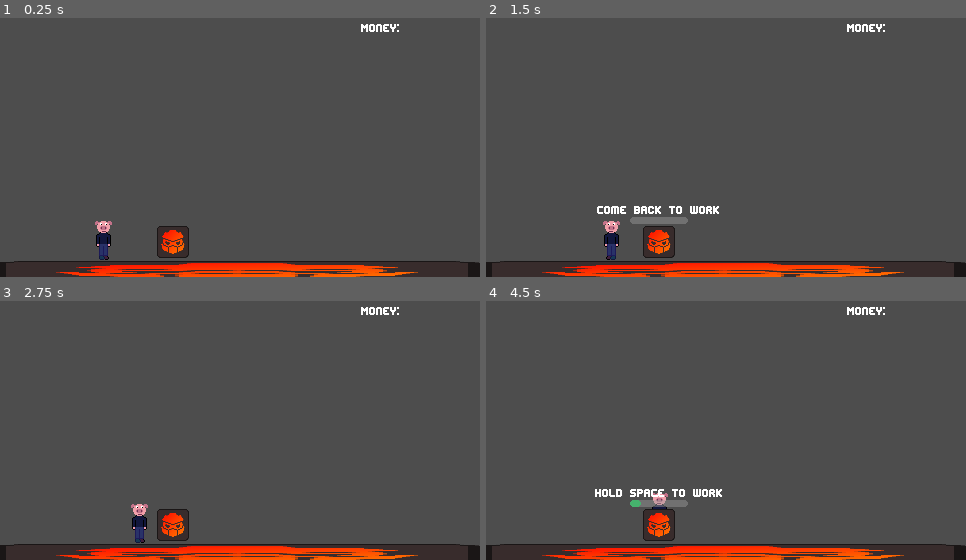
Above: before the commit, frames 1-4 (two rows, left to right).
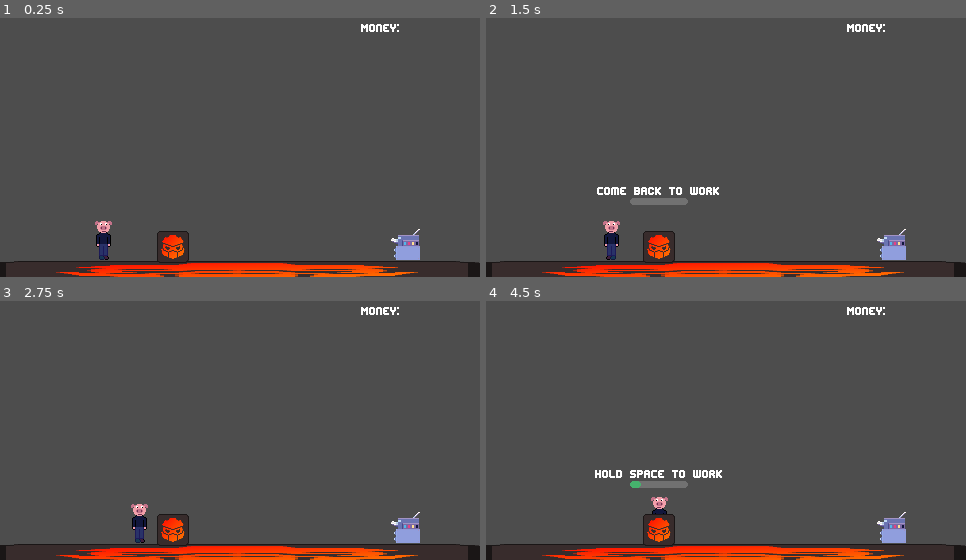
Above: after the commit, the same moments.

Repository: balintuszi1/oinkjam
Game: Godot game, scene res://Scenes/main.tscn
The game is run twice, just before and just after one commit, with the same random seed, the same clock (stepped at 60 frames per second) and the same inputs.
Inputs (mouse positions are in pixels of both pictures, inside the frame that each line leads up to):
- Up to frame 1 (0.25 s): no input
- Up to frame 2 (1.5 s): tap Enter at 0.5 s; move the mouse to (831, 129) at 0.52 s; press the mouse at (831, 129) at 0.53 s; hold Right (move_right) 0.53-1.28 s; tap E (interact) at 0.6, 1.25 s; move the mouse to (630, 155) at 1.27 s; release the mouse at (630, 155) at 1.28 s; hold Left (move_left) from 1.28 s (still down); click (630, 155) at 1.35 s
- Up to frame 3 (2.75 s): tap E (interact) at 1.55, 2.1 s; move the mouse to (288, 365) at 2.02 s; release Left (move_left) at 2.03 s; press the mouse at (288, 365) at 2.03 s; hold Right (move_right) from 2.03 s (still down)
- Up to frame 4 (4.5 s): move the mouse to (702, 479) at 2.77 s; release the mouse at (702, 479) at 2.78 s; click (702, 479) at 2.85 s; tap E (interact) at 3.05, 3.6 s; tap Enter at 3.5 s; move the mouse to (870, 466) at 3.52 s; release Right (move_right) at 3.53 s; press the mouse at (870, 466) at 3.53 s; hold Left (move_left) from 3.53 s (still down); tap Space at 4.25 s; move the mouse to (582, 383) at 4.27 s; release the mouse at (582, 383) at 4.28 s; click (582, 383) at 4.35 s

The runs differ from the first frame. In frame 1, 1.1% of the frame differs, in the area x 32-88%, y 80-95%; in frame 2, 2.5%; in frame 3, 1.1%; in frame 4, 2.6%, in the area x 22-88%, y 65-95%.

Commit message:
Day 2
- improved working at desk functionality
- added a simple printer (with textures!)
- created global variables for later

Diff:
--- a/Nodes/desk.gd
+++ b/Nodes/desk.gd
@@ -10,6 +10,11 @@
 var working_player = null
 var is_at_desk = false
 var work_progress = 0
+
+@export var requires_paper:bool = false
+@export var papers = 10
+@export var work_speed = 25
+@export var loss_speed = 2.5
 
 func _process(delta: float) -> void:
 	if Input.is_action_just_pressed("interact") and working_player and !is_at_desk:
@@ -35,12 +40,19 @@
 	working_player = null
 
 func work(delta):
+	if !has_paper():
+		progress_label.text = "Waiting for documents"
+		progress_bar.hide()
+		return
+
+	progress_bar.show()
+
 	if Input.is_action_pressed("work") and working_player and is_at_desk:
 		if work_progress >= 100:
 			complete_work()
 		if work_progress < 100:
 			progress_label.text = "Working..."
-			work_progress += 25 * delta
+			work_progress += work_speed * delta
 			update_progress(work_progress)
 	else:
 		if work_progress > 0:
@@ -48,20 +60,21 @@
 				progress_label.text = "Hold SPACE to work"
 			else:
 				progress_label.text = "Come back to work"
-			work_progress -= 2.5 * delta
+			work_progress -= loss_speed * delta
 			update_progress(work_progress)
 		elif !working_player:
 			progress_UI.hide()
 
 func begin_work(player:Node2D):
 	is_player_working.emit(true)
-	player.position = Vector2(self.position.x, 220)
+	player.position = Vector2(self.position.x, self.position.y-16)
 	progress_label.text = "Hold SPACE to work"
 	progress_bar.show()
 	is_at_desk = true
 
 func complete_work():
 	progress_label.text = "Hold SPACE to work"
+	if requires_paper: papers -= 1
 	work_progress = 0
 	reward.emit(1)
 
@@ -83,3 +96,11 @@
 
 func update_progress(value):
 	progress_bar.value = value
+
+func has_paper():
+	if !requires_paper: return true
+
+	if papers > 0:
+		return true
+	else:
+		return false
--- a/Nodes/desk.tscn
+++ b/Nodes/desk.tscn
@@ -19,7 +19,7 @@
 shape = SubResource("RectangleShape2D_344ge")
 
 [node name="UI" type="Node2D" parent="."]
-visible = false
+position = Vector2(0, -24)
 
 [node name="ProgressBar" type="ProgressBar" parent="UI"]
 anchors_preset = 7
--- /dev/null
+++ b/Nodes/printer.tscn
@@ -0,0 +1,48 @@
+[gd_scene load_steps=7 format=3 uid="uid://8uuun8iopgac"]
+
+[ext_resource type="Script" uid="uid://bgmaau2im4brm" path="res://Scripts/printer.gd" id="1_wndy4"]
+[ext_resource type="Theme" uid="uid://mquj80rurj05" path="res://theme.tres" id="2_gshth"]
+[ext_resource type="Texture2D" uid="uid://btbeubvtja42f" path="res://printer_unloaded.png" id="2_wndy4"]
+[ext_resource type="Texture2D" uid="uid://dm6v3s4ge0xj8" path="res://printer_loadpaper.png" id="3_ekavr"]
+[ext_resource type="Texture2D" uid="uid://ctwvp2hsnjcb6" path="res://printer_paperfront.png" id="4_yks5k"]
+
+[sub_resource type="RectangleShape2D" id="RectangleShape2D_344ge"]
+size = Vector2(62, 40)
+
+[node name="Printer" type="Area2D"]
+script = ExtResource("1_wndy4")
+
+[node name="Sprite2D" type="Sprite2D" parent="."]
+texture = ExtResource("2_wndy4")
+
+[node name="input" type="Sprite2D" parent="."]
+texture = ExtResource("3_ekavr")
+
+[node name="output" type="Sprite2D" parent="."]
+texture = ExtResource("4_yks5k")
+
+[node name="CollisionShape2D" type="CollisionShape2D" parent="."]
+position = Vector2(0, -4)
+shape = SubResource("RectangleShape2D_344ge")
+
+[node name="UI" type="Node2D" parent="."]
+
+[node name="Label" type="Label" parent="UI"]
+visible = false
+anchors_preset = 7
+anchor_left = 0.5
+anchor_top = 1.0
+anchor_right = 0.5
+anchor_bottom = 1.0
+offset_left = -40.5
+offset_top = -55.0
+offset_right = 40.5
+offset_bottom = -24.0
+grow_horizontal = 2
+grow_vertical = 0
+theme = ExtResource("2_gshth")
+text = "Press E to get paper"
+autowrap_mode = 2
+
+[connection signal="body_entered" from="." to="." method="_on_body_entered"]
+[connection signal="body_exited" from="." to="." method="_on_body_exited"]
--- a/Scenes/main.tscn
+++ b/Scenes/main.tscn
@@ -1,10 +1,15 @@
-[gd_scene load_steps=10 format=3 uid="uid://2ga7mnpgn7xi"]
+[gd_scene load_steps=15 format=3 uid="uid://2ga7mnpgn7xi"]
 
 [ext_resource type="PackedScene" uid="uid://o0ik5522xass" path="res://Nodes/player.tscn" id="1_bo1nx"]
 [ext_resource type="Script" uid="uid://ytqt6bnn05yw" path="res://Scripts/main.gd" id="1_jjvhh"]
 [ext_resource type="Texture2D" uid="uid://dmqvcaei1jk5y" path="res://icon.svg" id="2_8gbba"]
 [ext_resource type="PackedScene" uid="uid://dahfbw3y7rtn1" path="res://Nodes/desk.tscn" id="4_jjvhh"]
+[ext_resource type="PackedScene" uid="uid://8uuun8iopgac" path="res://Nodes/printer.tscn" id="5_21xkr"]
 [ext_resource type="Theme" uid="uid://mquj80rurj05" path="res://theme.tres" id="5_kry3j"]
+[ext_resource type="Texture2D" uid="uid://ctwvp2hsnjcb6" path="res://printer_paperfront.png" id="6_hptm8"]
+[ext_resource type="Texture2D" uid="uid://cl5ei56ilysga" path="res://printer_paper2.png" id="7_d1ilt"]
+[ext_resource type="Texture2D" uid="uid://xktqk3h0hk7m" path="res://printer_paper3.png" id="8_6iyac"]
+[ext_resource type="Texture2D" uid="uid://dm6v3s4ge0xj8" path="res://printer_loadpaper.png" id="9_fdnlq"]
 
 [sub_resource type="RectangleShape2D" id="RectangleShape2D_jjvhh"]
 size = Vector2(490, 20)
@@ -52,7 +57,15 @@
 [node name="Stations" type="Node2D" parent="."]
 
 [node name="Desk" parent="Stations" instance=ExtResource("4_jjvhh")]
-position = Vector2(173, 235)
+position = Vector2(173, 240)
+requires_paper = true
+
+[node name="Printer" parent="Stations" instance=ExtResource("5_21xkr")]
+position = Vector2(405, 237)
+texture_paper_1 = ExtResource("6_hptm8")
+texture_paper_2 = ExtResource("7_d1ilt")
+texture_paper_3 = ExtResource("8_6iyac")
+texture_paper_loaded = ExtResource("9_fdnlq")
 
 [node name="UI" type="CanvasLayer" parent="."]
 
@@ -77,3 +90,4 @@
 
 [connection signal="is_player_working" from="Stations/Desk" to="." method="_on_desk_is_player_working"]
 [connection signal="reward" from="Stations/Desk" to="." method="_on_desk_reward"]
+[connection signal="give_paper" from="Stations/Printer" to="." method="_on_printer_give_paper"]
--- /dev/null
+++ b/Scripts/global.gd
@@ -0,0 +1,6 @@
+extends Node
+
+var acorns = 0
+
+var is_desk_active = true
+var is_printer_active = true
--- a/Scripts/main.gd
+++ b/Scripts/main.gd
@@ -2,13 +2,23 @@
 
 @onready var player = $Player
 @onready var score_label = $UI/Score
+@onready var desk = $Stations/Desk
+@onready var printer = $Stations/Printer
+
+var level = 1
+var floor = 1
 
 var money = 0
 
 func _on_desk_is_player_working(work: Variant) -> void:
 	player.work(work)
 
-
 func _on_desk_reward(amount: Variant) -> void:
 	money += amount
 	score_label.text = "Money: " + str(money)
+
+func load_floor(level, floor):
+	pass
+
+func _on_printer_give_paper(amount: Variant) -> void:
+	desk.papers += 1
--- a/Scripts/player.gd
+++ b/Scripts/player.gd
@@ -3,6 +3,8 @@
 @export var speed = 100
 
 var can_move = true
+
+var papers = 0
 
 func _physics_process(delta):
 	var direction = Input.get_axis("move_left", "move_right")
--- /dev/null
+++ b/Scripts/printer.gd
@@ -0,0 +1,48 @@
+extends Area2D
+
+signal give_paper(amount)
+
+@onready var printer_label = $UI/Label
+@export var papers = 10
+@export var requires_paper = false
+@export var texture_paper_1: Texture2D
+@export var texture_paper_2: Texture2D
+@export var texture_paper_3: Texture2D
+@export var texture_paper_loaded: Texture2D
+
+@onready var front_tray = $output
+@onready var paper_tray = $input
+
+var player = null
+
+
+func _on_body_entered(body: Node2D) -> void:
+	if body.is_in_group("player"):
+		player = body
+		printer_label.show()
+
+func _on_body_exited(body: Node2D) -> void:
+	if body.is_in_group("player"):
+		player = null
+		printer_label.hide()
+
+func _ready() -> void:
+	update_texture()
+
+func _process(delta: float) -> void:
+	if Input.is_action_just_pressed("interact") and player and papers > 0:
+		papers -= 1
+		give_paper.emit(1)
+		update_texture()
+		if papers <= 0:
+			printer_label.text = "Out of paper!"
+
+func update_texture():
+	if papers >= 5:
+		front_tray.texture = texture_paper_3
+	elif papers >= 3:
+		front_tray.texture = texture_paper_2
+	elif papers >= 1:
+		front_tray.texture = texture_paper_1
+	else:
+		front_tray.texture = null
--- a/project.godot
+++ b/project.godot
@@ -14,6 +14,10 @@
 run/main_scene="res://Scenes/main.tscn"
 config/features=PackedStringArray("4.4", "Forward Plus", "Redot")
 config/icon="res://icon.svg"
+
+[autoload]
+
+Global="*res://Scripts/global.gd"
 
 [display]
 
Not shown, added: Scripts/global.gd.uid
Not shown, added: Scripts/printer.gd.uid
Binary file added: printer_loadpaper.png
Not shown, added: printer_loadpaper.png.import
Binary file added: printer_paper2.png
Not shown, added: printer_paper2.png.import
Binary file added: printer_paper3.png
Not shown, added: printer_paper3.png.import
Binary file added: printer_paperfront.png
Not shown, added: printer_paperfront.png.import
Binary file added: printer_unloaded.png
Not shown, added: printer_unloaded.png.import
